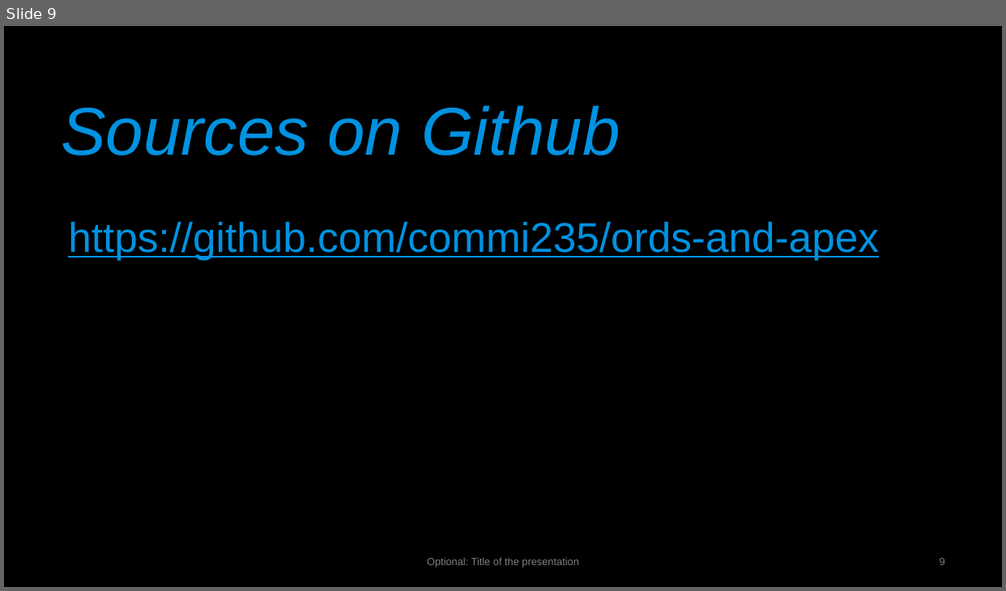
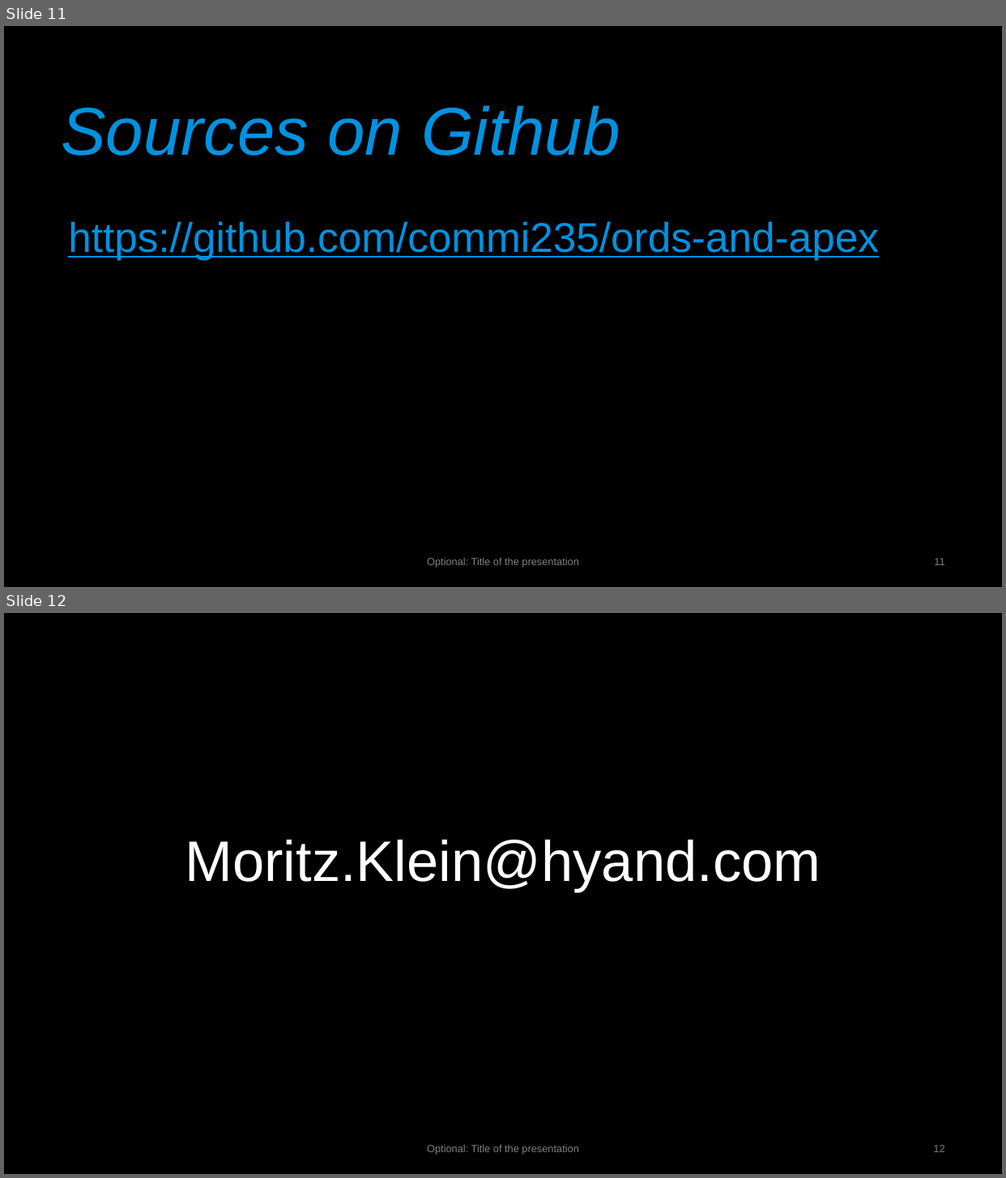
Before and after one commit to commi235/ords-and-apex, a slide deck: presemtations/ords-and-apex.pptx. Shown one above the other, each under a label of ours: slide 9 before the commit, slides 11 and 12 after it. The pictures are 1006x591 and 1006x1178 pixels, drawn with LibreOffice and Linux fonts; fonts in the diff are those of the drawing; background and template pictures are left out. Boxes give left, top, right and bottom in pixels: in the first picture for what was removed or moved away, otherwise in the second. Text is boxed around its words. In the diff, an @@ line names an element or a change of style, - is before the commit and + after.

```diff
--- a/presemtations/ords-and-apex.pptx
+++ b/presemtations/ords-and-apex.pptx
@@ slide 12 added at <box>4,613,1002,1174</box>, background #000000 @@
@@ title added at <box>185,840,820,892</box>, 55 pt, text #FFFFFF @@
+Moritz.Klein@hyand.com
@@ text added at <box>427,1145,578,1155</box>, 10 pt, text #7F7F7F @@
+Optional: Title of the presentation
@@ page number added at <box>933,1145,944,1152</box>, 10 pt, text #7F7F7F @@
+12
@@ what was slide 9 is now slide 11 @@
@@ page number at <box>934,558,944,565</box>: text changed @@
-9
+11
```
Also in this commit, not shown: 2 other slides added, 3 other files.
